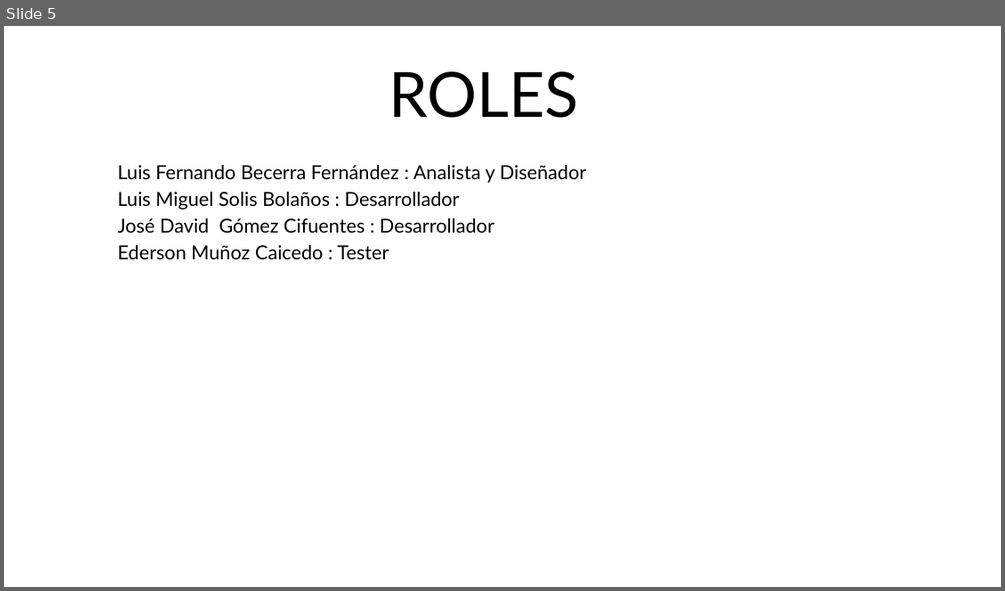
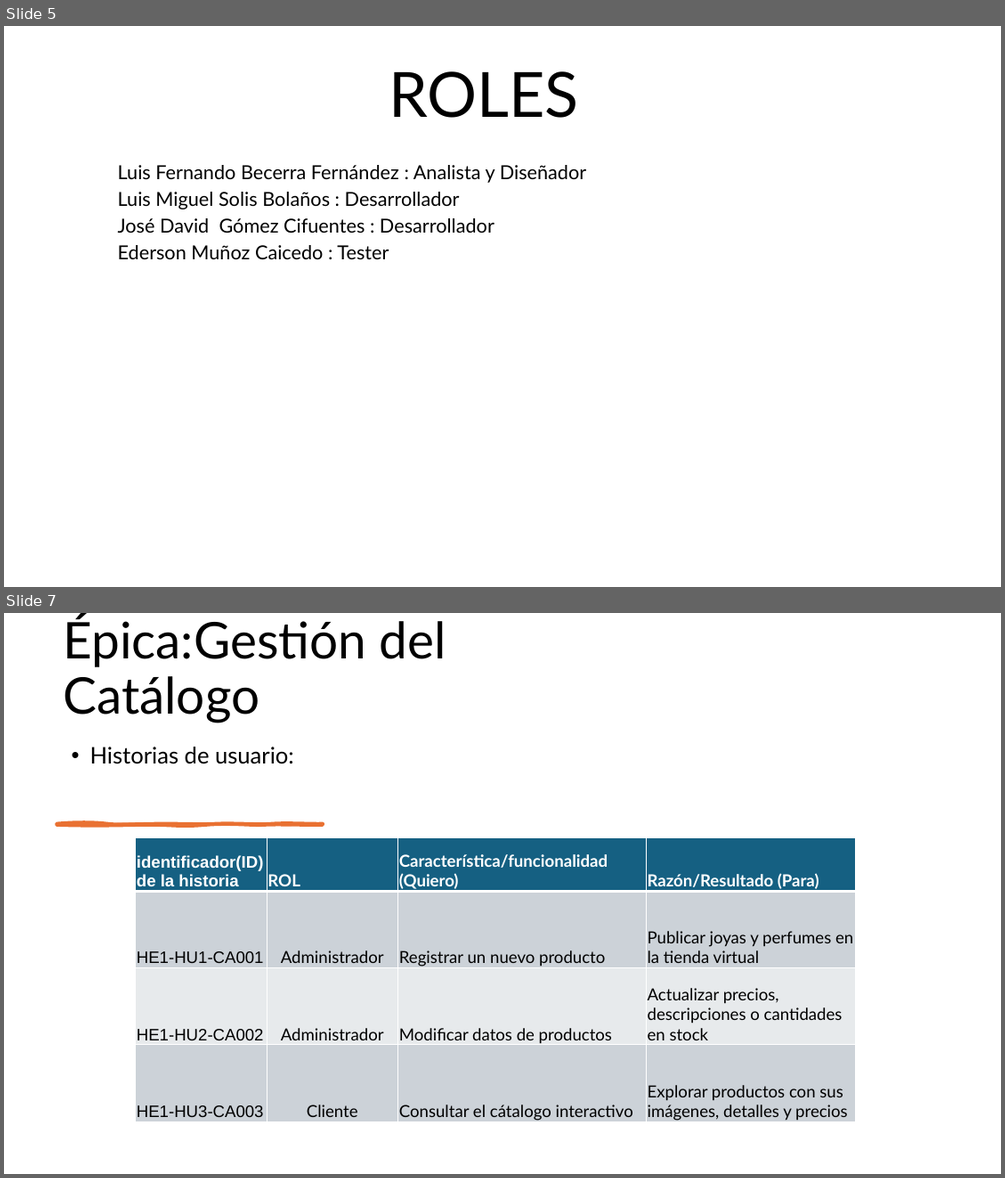
Before and after one commit to EdersonMunoz/PaginaWeb_Joyeria_Eden, a slide deck: PresentacionProyecto(JoyeriaEdén).pptx. Shown one above the other, each under a label of ours: slide 5 before the commit, slides 5 and 7 after it; the slides between them are not shown. The pictures are 1005x591 and 1005x1178 pixels, drawn with LibreOffice and Linux fonts; fonts in the diff are those of the drawing. Boxes give left, top, right and bottom in pixels: in the first picture for what was removed or moved away, otherwise in the second. Text is boxed around its words. In the diff, an @@ line names an element or a change of style, - is before the commit and + after.

```diff
--- a/PresentacionProyecto(JoyeriaEdén).pptx
+++ b/PresentacionProyecto(JoyeriaEdén).pptx
@@ slide 7 added at [4,613,1001,1174], background #FFFFFF @@
@@ title added at [63,615,446,722], 48.6 pt, text #000000 @@
+Épica:Gestión del Catálogo
@@ text added at [90,747,294,764], 22 pt, text #000000 @@
+• Historias de usuario:
@@ freeform shape added at [57,823,323,825], fill #E97132, outline #E97132 3 pt @@
@@ table added at [136,838,857,1124], 4 rows, 4 columns @@
+identificador(ID) de la historia | ROL | Característica/funcionalidad (Quiero) | Razón/Resultado (Para)
+HE1-HU1-CA001 | Administrador | Registrar un nuevo producto | Publicar joyas y perfumes en la tienda virtual
+HE1-HU2-CA002 | Administrador | Modificar datos de productos | Actualizar precios, descripciones o cantidades en stock
+HE1-HU3-CA003 | Cliente | Consultar el cátalogo interactivo | Explorar productos con sus imágenes, detalles y precios
```
Also in this commit, not shown: 4 other slides added, 17 other files.
